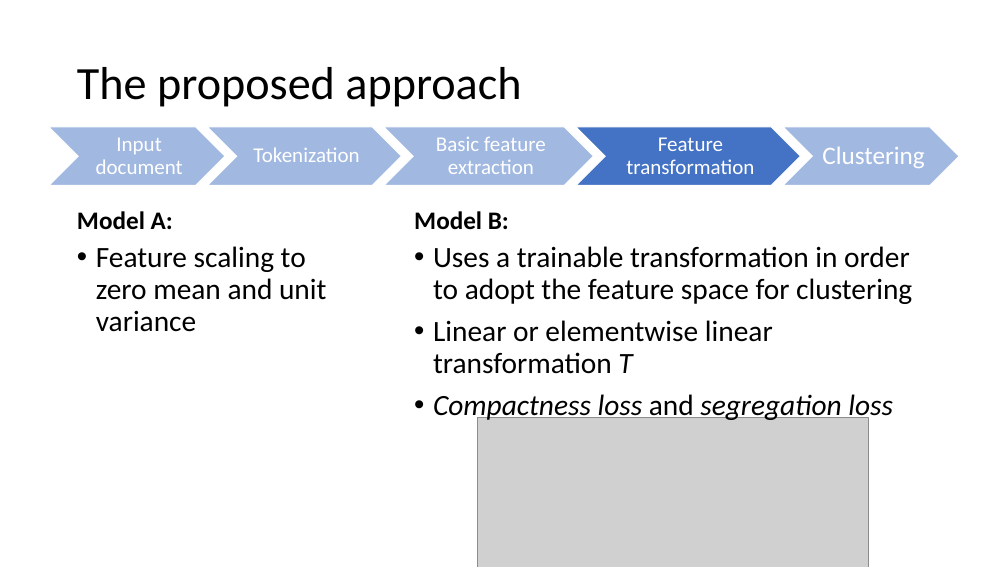
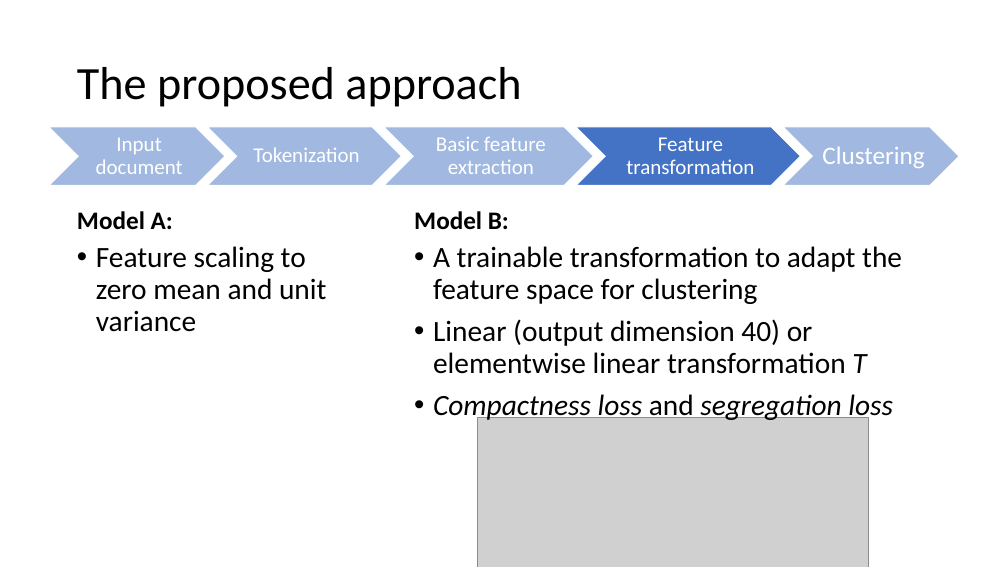
Before and after one commit to Coolcumber/inpladesys, a slide deck: slide 9 of documentation/presentation/Token-level author diarization using clustering of stylistic.pptx. Drawn at 1008x567 pixels with LibreOffice and Linux fonts; fonts in the diff are those of the drawing; grey boxes stand for pictures. Boxes give left, top, right and bottom in pixels: in the first picture for what was removed or moved away, otherwise in the second. Text is boxed around its words. In the diff, an @@ line names an element or a change of style, - is before the commit and + after.

Commit message:
Added transformation output domension to the slides

```diff
--- a/documentation/presentation/Token-level author diarization using clustering of stylistic.pptx
+++ b/documentation/presentation/Token-level author diarization using clustering of stylistic.pptx
@@ text at bbox=[433, 246, 902, 374]: text changed @@
-• Uses a trainable transformation in order to adopt the feature space for clustering
-• Linear or elementwise linear transformation T
+• A trainable transformation to adapt the feature space for clustering
+• Linear (output dimension 40) or elementwise linear transformation T
```
Also in this commit, not shown: 1 other slide changed.
